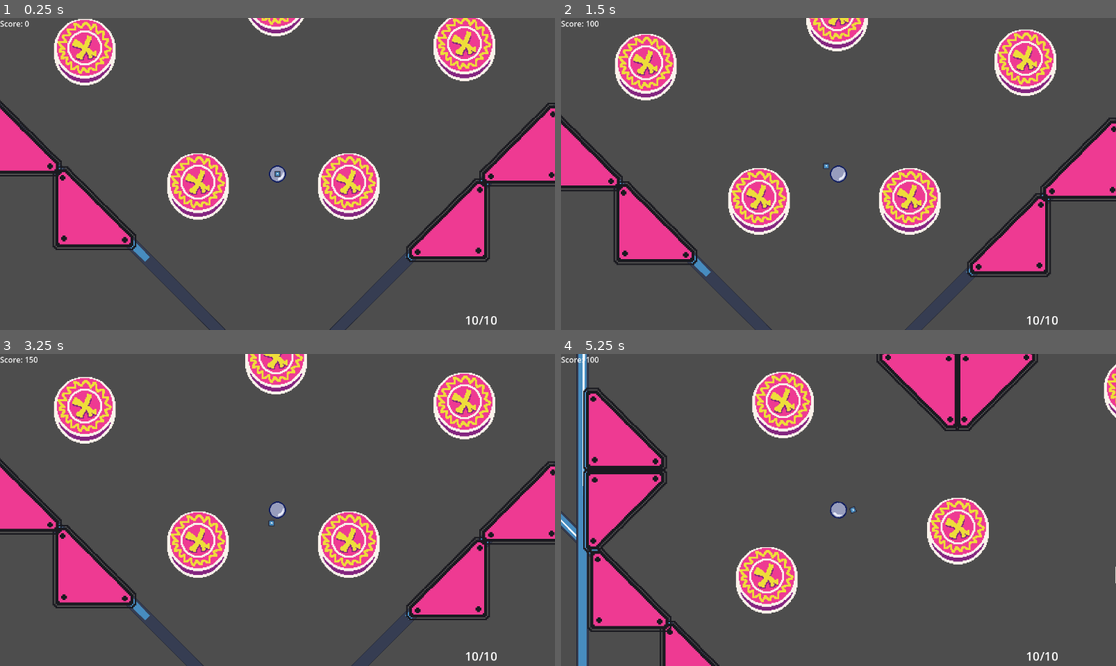
Above: before the commit, frames 1-4 (two rows, left to right).
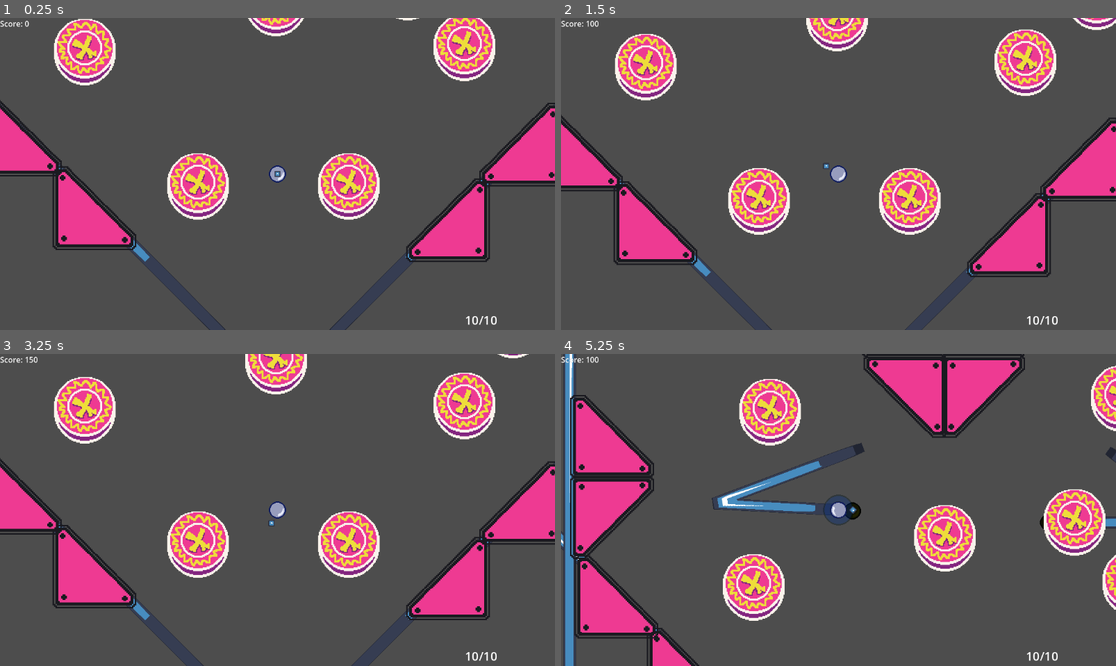
Above: after the commit, the same moments.

Repository: HjalteTagmose/Winball
Game: Godot game, scene res://scenes/main.tscn
The game is run twice, just before and just after one commit, with the same random seed, the same clock (stepped at 60 frames per second) and the same inputs. The engine's default icon, where the game draws it, is replaced by a stand-in: a white triangle on a blue panel in a dark square.
Inputs (mouse positions are in pixels of both pictures, inside the frame that each line leads up to):
- Up to frame 1 (0.25 s): no input
- Up to frame 2 (1.5 s): tap Enter (ui_accept) at 0.5, 0.77 s; move the mouse to (1071, 320) at 0.52 s; tap S (aim_down) at 0.6 s; move the mouse to (610, 27) at 1.27 s; tap A (aim_left) at 1.35 s
- Up to frame 3 (3.25 s): tap Enter (ui_accept) at 1.52, 3.02 s; move the mouse to (333, 441) at 2.02 s; tap D (aim_right) at 2.1 s; move the mouse to (249, 572) at 2.77 s; tap W (aim_up) at 2.85 s
- Up to frame 4 (5.25 s): move the mouse to (1005, 556) at 3.52 s; tap P (force_gameover) at 3.6 s; tap Enter (ui_accept) at 3.77, 4.52 s; tap R (restart_game) at 4.25 s; move the mouse to (855, 513) at 4.27 s; tap Space (launch) at 4.35 s; move the mouse to (866, 510) at 5.02 s; tap S (aim_down) at 5.1 s

The runs differ from the first frame. In frame 1, less than 0.1% of the frame differs, in the area x 71-76%, y 0-1%; in frame 2, 0.2%; in frame 3, less than 0.1%; in frame 4, 23%, in the area x 0-100%, y 0-100%.

Commit message:
Rail technology

Diff:
--- /dev/null
+++ b/prefabs/Room props/Rail.tscn
@@ -0,0 +1,30 @@
+[gd_scene load_steps=5 format=3 uid="uid://dn1gm8rhu6hy"]
+
+[ext_resource type="Texture2D" uid="uid://dvs1g26dl8p7o" path="res://icon.svg" id="1_8sdac"]
+[ext_resource type="Script" uid="uid://d1jvrfwsuk2s3" path="res://scripts/Map props/Rail.gd" id="2_8sdac"]
+[ext_resource type="Texture2D" uid="uid://b3yk8xjtktkti" path="res://art/ph_pinball.png" id="3_mr5sc"]
+
+[sub_resource type="CircleShape2D" id="CircleShape2D_604h0"]
+radius = 16.0
+
+[node name="Rail" type="Line2D"]
+z_index = -1
+points = PackedVector2Array(0, 0, 89, -56, 123, -149, 359, -308, 317, -484, 47, -707, -103, -648, -373, -567, -443, -673, -428, -736)
+width = 24.0
+texture = ExtResource("1_8sdac")
+texture_mode = 2
+script = ExtResource("2_8sdac")
+SlideSpeed = 1400.0
+metadata/_custom_type_script = "uid://d1jvrfwsuk2s3"
+
+[node name="Area2D" type="Area2D" parent="."]
+collision_mask = 2
+
+[node name="Sprite2D" type="Sprite2D" parent="Area2D"]
+self_modulate = Color(0.141176, 0.141176, 0, 1)
+texture = ExtResource("3_mr5sc")
+
+[node name="CollisionShape2D" type="CollisionShape2D" parent="Area2D"]
+shape = SubResource("CircleShape2D_604h0")
+
+[connection signal="body_entered" from="Area2D" to="." method="_on_body_entered"]
--- a/prefabs/Rooms/starting_room.tscn
+++ b/prefabs/Rooms/starting_room.tscn
@@ -1,10 +1,12 @@
-[gd_scene load_steps=10 format=3 uid="uid://bgcnmju2c0r7w"]
+[gd_scene load_steps=12 format=3 uid="uid://bgcnmju2c0r7w"]
 
 [ext_resource type="Script" uid="uid://bi5omso1g5t0g" path="res://scripts/rooms/room.gd" id="1_n3c57"]
 [ext_resource type="Texture2D" uid="uid://dvs1g26dl8p7o" path="res://icon.svg" id="1_n6cen"]
 [ext_resource type="PackedScene" uid="uid://p5c72b14kda" path="res://prefabs/Room props/exit.tscn" id="3_3bafk"]
 [ext_resource type="PackedScene" uid="uid://cubywxgl8t7t2" path="res://prefabs/Room props/flat_bumper_ground.tscn" id="4_3bafk"]
 [ext_resource type="PackedScene" uid="uid://cpt746t74aua6" path="res://prefabs/Room props/flat_bumper_walls.tscn" id="4_hg5bj"]
+[ext_resource type="PackedScene" uid="uid://dn1gm8rhu6hy" path="res://prefabs/Room props/Rail.tscn" id="6_p84ie"]
+[ext_resource type="PackedScene" path="res://prefabs/Room props/lock_zone.tscn" id="7_604h0"]
 [ext_resource type="PackedScene" uid="uid://bgq8uyrtdjs4b" path="res://prefabs/Room props/Bumpers/bumper_circle_ammo.tscn" id="12_sjl2v"]
 
 [sub_resource type="RectangleShape2D" id="RectangleShape2D_vmxit"]
@@ -324,6 +326,24 @@
 position = Vector2(197, -1608)
 rotation = -1.5708
 
+[node name="Rail2" parent="." node_paths=PackedStringArray("RailFollower") instance=ExtResource("6_p84ie")]
+position = Vector2(-195, -784)
+points = PackedVector2Array(0, 0, -288, -15, 22, -132)
+SlideSpeed = 250.0
+RailFollower = NodePath("LockZone")
+
+[node name="LockZone" parent="Rail2" instance=ExtResource("7_604h0")]
+
+[node name="Rail" parent="." node_paths=PackedStringArray("RailFollower") instance=ExtResource("6_p84ie")]
+position = Vector2(212, -760)
+points = PackedVector2Array(0, 0, 341, 1, 123, -149)
+SlideSpeed = 250.0
+RailFollower = NodePath("AmmoBumper")
+
+[node name="AmmoBumper" parent="Rail" instance=ExtResource("12_sjl2v")]
+Power = 50.0
+BiasPower = 15.0
+
 [node name="AmmoBumper" parent="." instance=ExtResource("12_sjl2v")]
 position = Vector2(148, -346)
 Power = 50.0
--- a/scripts/Map props/LockZone.gd
+++ b/scripts/Map props/LockZone.gd
@@ -10,6 +10,10 @@
 func _process(_delta: float) -> void:
 	if(Input.is_action_just_pressed("launch")):
 		Launch()
+
+	if !boundPlayer:
+		return
+	CenterPlayer()
 
 func _on_body_enter(body:Node2D):
 	if body is Player:
--- /dev/null
+++ b/scripts/Map props/Rail.gd
@@ -0,0 +1,47 @@
+class_name Rail extends Line2D
+
+@export var SlideSpeed : float = 15
+@export var RailFollower : Node2D
+@export var railBehaviour : RailBehaviour = RailBehaviour.PingPong
+
+enum RailBehaviour { TeleportToStart, PingPong }
+
+var currentNode : int
+var currentLerpTime : float = 0
+
+func _process(delta: float) -> void:
+	if !RailFollower:
+		return
+
+	var firstPoint = to_global(points[currentNode])
+	var secondPoint = to_global(points[currentNode + 1])
+	var dist : float = firstPoint.distance_to(secondPoint)
+	var time = dist / SlideSpeed
+	time = currentLerpTime / time
+	currentLerpTime += delta
+
+	var value : Vector2 = lerp(firstPoint, secondPoint, time)
+	RailFollower.global_position = value
+
+	if time >= 1:
+		currentNode += 1
+		currentLerpTime = 0
+
+	if currentNode >= points.size() - 1:
+		HandleLastNode()
+
+
+func HandleLastNode():
+
+	if(railBehaviour == RailBehaviour.PingPong):
+		# Reverse direction
+		print("before", points)
+		var currentPoints = points
+		currentPoints.reverse()
+		points = currentPoints
+		print("after", points)
+	PrepSlide()
+
+func PrepSlide() -> void:
+	currentNode = 0;
+	currentLerpTime = 0
--- a/scripts/Map props/Slide.gd
+++ b/scripts/Map props/Slide.gd
@@ -3,6 +3,7 @@
 
 @export var SlideSpeed : float = 15
 @export var EndShotPower : float = 1400
+
 
 var boundPlayer : Player
 var currentNode : int
Not shown, added: scripts/Map props/Rail.gd.uid
